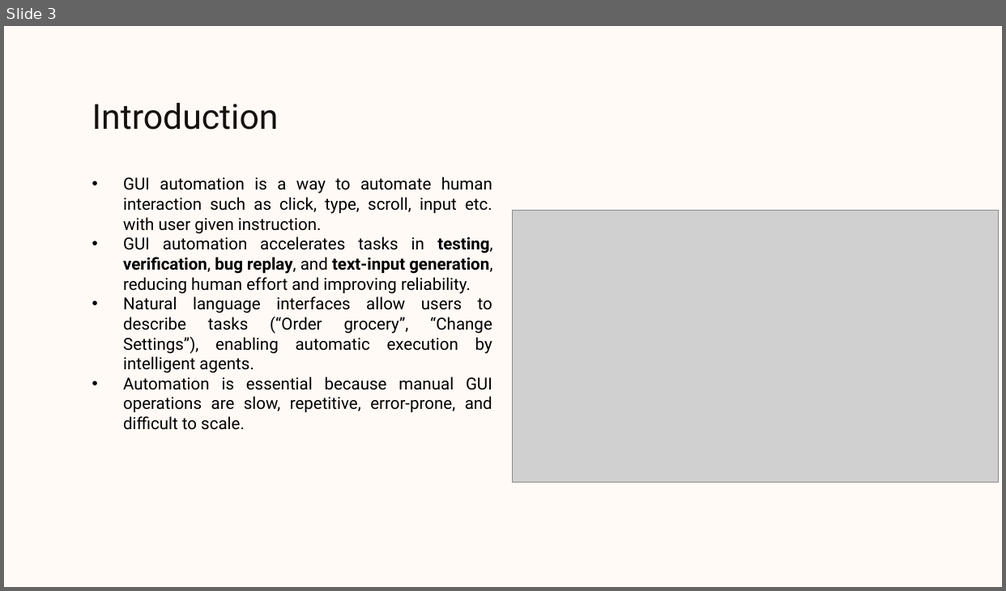
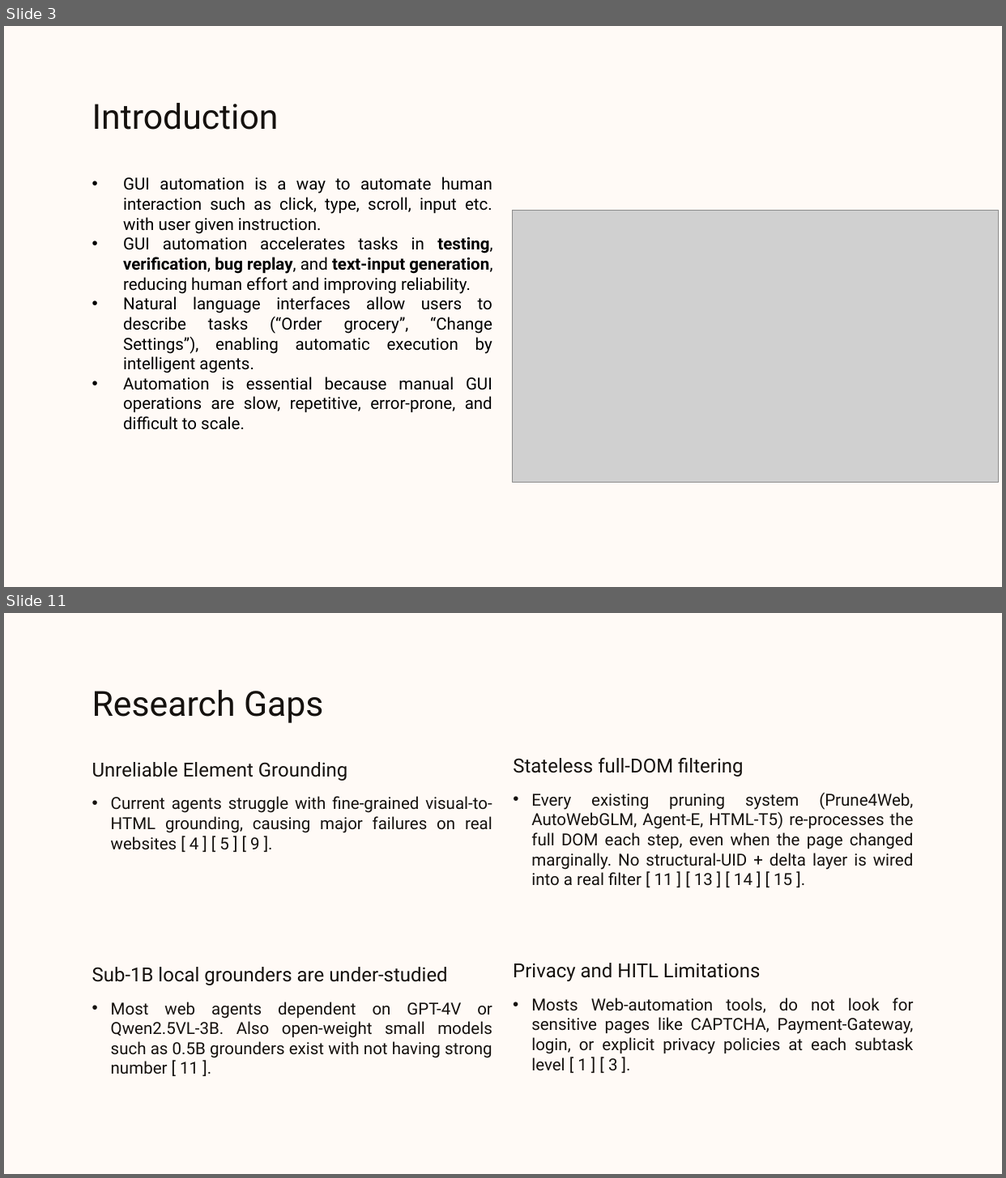
Before and after one commit to Dhruv-Darji/AutoWeb, a slide deck: PPT/Evaluation.pptx. Shown one above the other, each under a label of ours: slide 3 before the commit, slides 3 and 11 after it; the slides between them are not shown. The pictures are 1006x591 and 1006x1178 pixels, drawn with LibreOffice and Linux fonts; fonts in the diff are those of the drawing; grey boxes stand for pictures; background and template pictures are left out. Boxes give left, top, right and bottom in pixels: in the first picture for what was removed or moved away, otherwise in the second. Text is boxed around its words. In the diff, an @@ line names an element or a change of style, - is before the commit and + after.

```diff
--- a/PPT/Evaluation.pptx
+++ b/PPT/Evaluation.pptx
@@ slide 11 added at [4,613,1002,1174], background picture (left out) @@
@@ title added at [92,690,323,723], 25 pt, text #15110E @@
+Research Gaps
@@ subtitle added at [513,757,743,777], 14 pt, text #15110E @@
+Stateless full-DOM filtering
@@ subtitle added at [92,762,347,781], 14 pt, text #15110E @@
+Unreliable Element Grounding
@@ subtitle added at [111,796,492,850], 12 pt, text #15110E @@
+• Current agents struggle with fine-grained visual-to-HTML grounding, causing major failures on real websites [ 4 ] [ 5 ] [ 9 ].
@@ subtitle added at [531,793,914,886], 12 pt, text #15110E @@
+• Every existing pruning system (Prune4Web, AutoWebGLM, Agent-E, HTML-T5) re-processes the full DOM each step, even when the page changed marginally. No structural-UID + delta layer is wired into a real filter [ 11 ] [ 13 ] [ 14 ] [ 15 ].
@@ text added at [92,967,447,986], 14 pt, text #15110E @@
+Sub-1B local grounders are under-studied
@@ text added at [513,963,760,982], 14 pt, text #15110E @@
+Privacy and HITL Limitations
@@ text added at [531,998,914,1071], 12 pt, text #15110E @@
+• Mosts Web-automation tools, do not look for sensitive pages like CAPTCHA, Payment-Gateway, login, or explicit privacy policies at each subtask level [ 1 ] [ 3 ].
@@ text added at [111,1002,492,1075], 12 pt, text #15110E @@
+• Most web agents dependent on GPT-4V or Qwen2.5VL-3B. Also open-weight small models such as 0.5B grounders exist with not having strong number [ 11 ].
```
Also in this commit, not shown: 15 slides changed, 10 other slides added, 12 slides removed, 36 other files.
